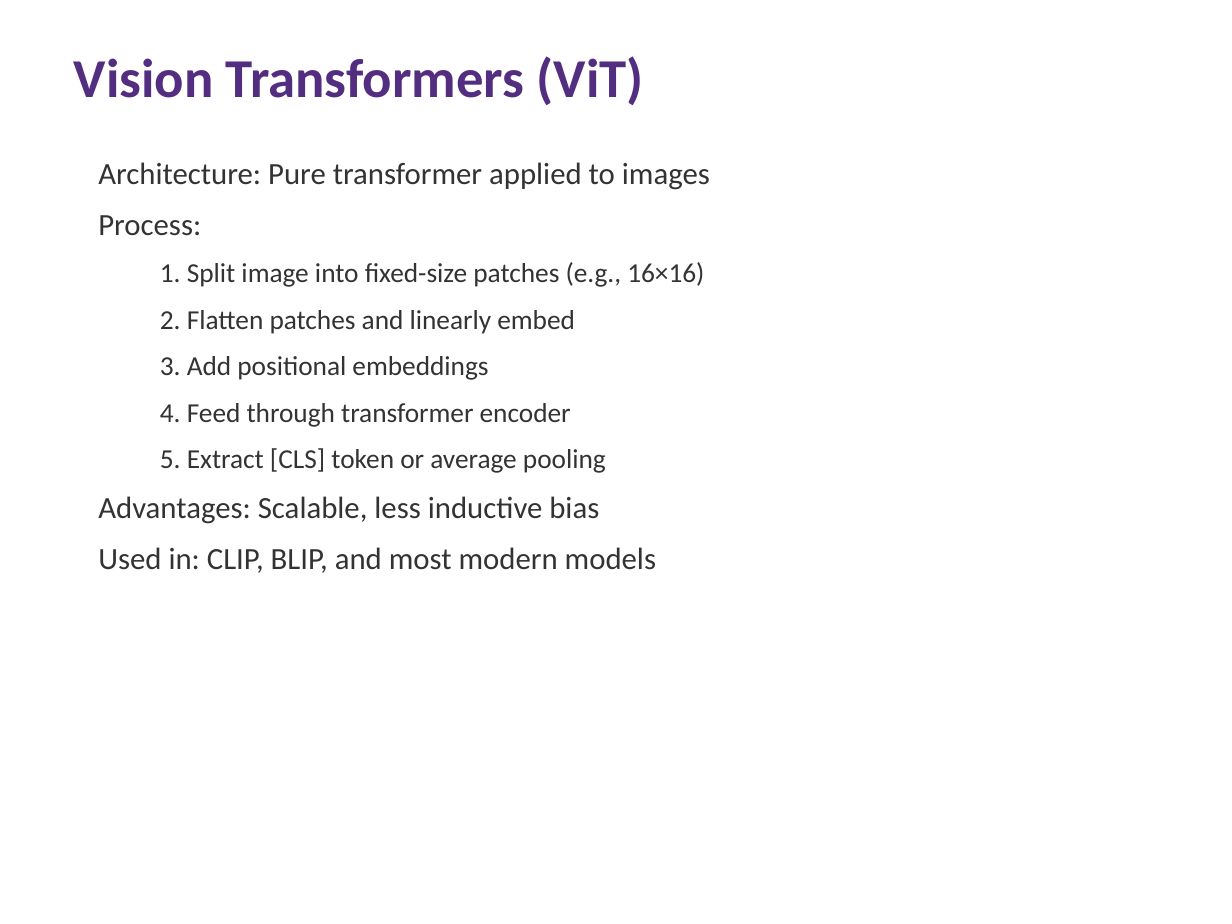
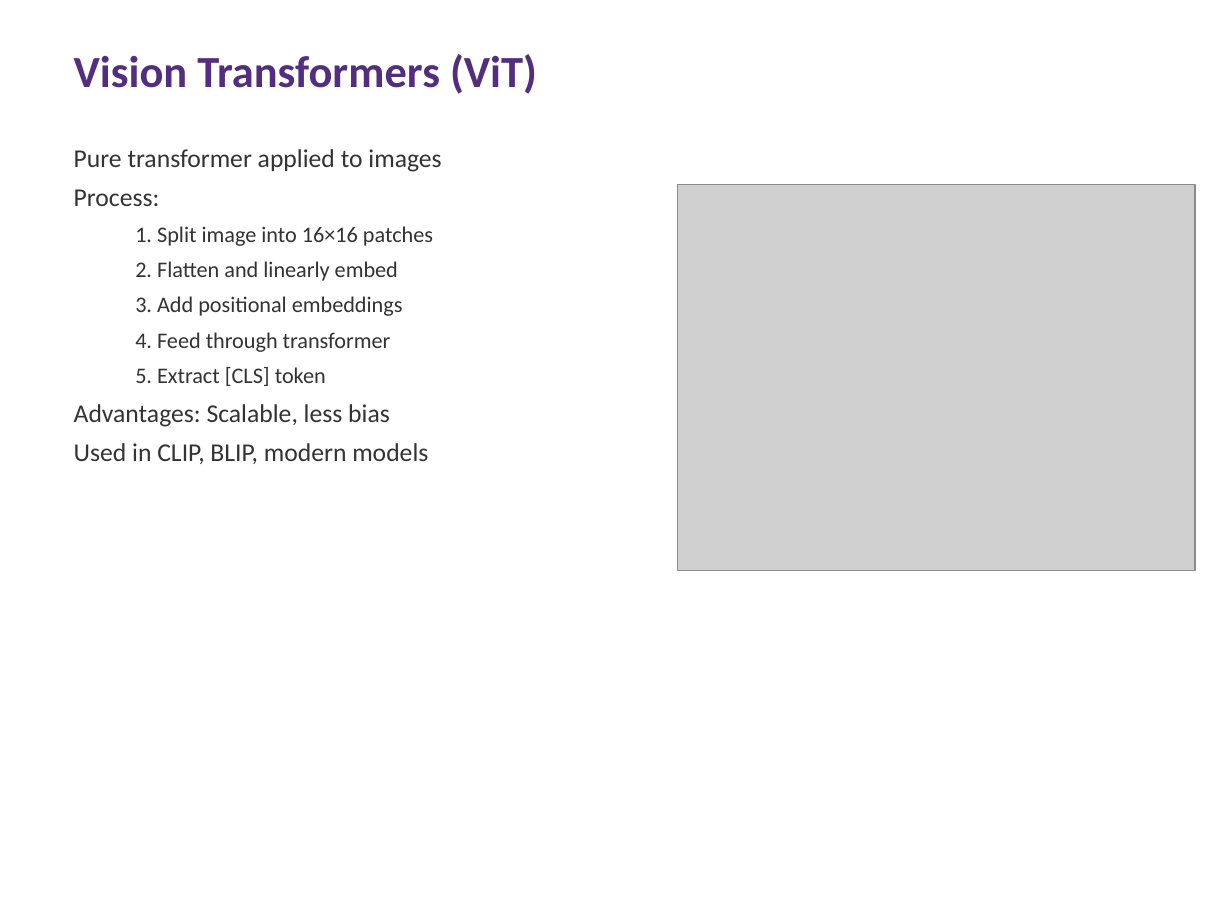
Before and after one commit to ai4he/experiments, a slide deck: slide 10 of Multimodal_LLM_Lecture.pptx. Drawn at 1232x924 pixels with LibreOffice and Linux fonts; fonts in the diff are those of the drawing; grey boxes stand for pictures. Boxes give left, top, right and bottom in pixels: in the first picture for what was removed or moved away, otherwise in the second. Text is boxed around its words. In the diff, an @@ line names an element or a change of style, - is before the commit and + after.

```diff
--- a/Multimodal_LLM_Lecture.pptx
+++ b/Multimodal_LLM_Lecture.pptx
@@ text "Vision Transformers (ViT)" at box(74, 54, 537, 94): size 32 to 26 pt @@
@@ text "Pure transformer applied to images": place and size @@
-text "Pure transformer applied to images" at box(98, 162, 710, 573)
+text "Pure transformer applied to images" at box(74, 149, 441, 464)
@@ text at box(74, 149, 441, 172): text changed; size 18 to 15 pt @@
-Architecture: Pure transformer applied to images
+Pure transformer applied to images
@@ text at box(74, 189, 403, 316): size 18 to 15 pt in "Process:"; size 16 to 13 pt in "3. Add positional embeddings"; less space between paragraphs @@
@@ picture added at box(678, 185, 1195, 570) @@
@@ text at box(135, 226, 433, 281): text changed; size 16 to 13 pt @@
-  1. Split image into fixed-size patches (e.g., 16×16)
-  2. Flatten patches and linearly embed
+  1. Split image into 16×16 patches
+  2. Flatten and linearly embed
@@ text at box(74, 332, 428, 464): text changed; size 18 to 15 pt @@
-  4. Feed through transformer encoder
-  5. Extract [CLS] token or average pooling
-Advantages: Scalable, less inductive bias
-Used in: CLIP, BLIP, and most modern models
+  4. Feed through transformer
+  5. Extract [CLS] token
+Advantages: Scalable, less bias
+Used in CLIP, BLIP, modern models
```
Also in this commit, not shown: 77 other slides changed, 2 other files.
